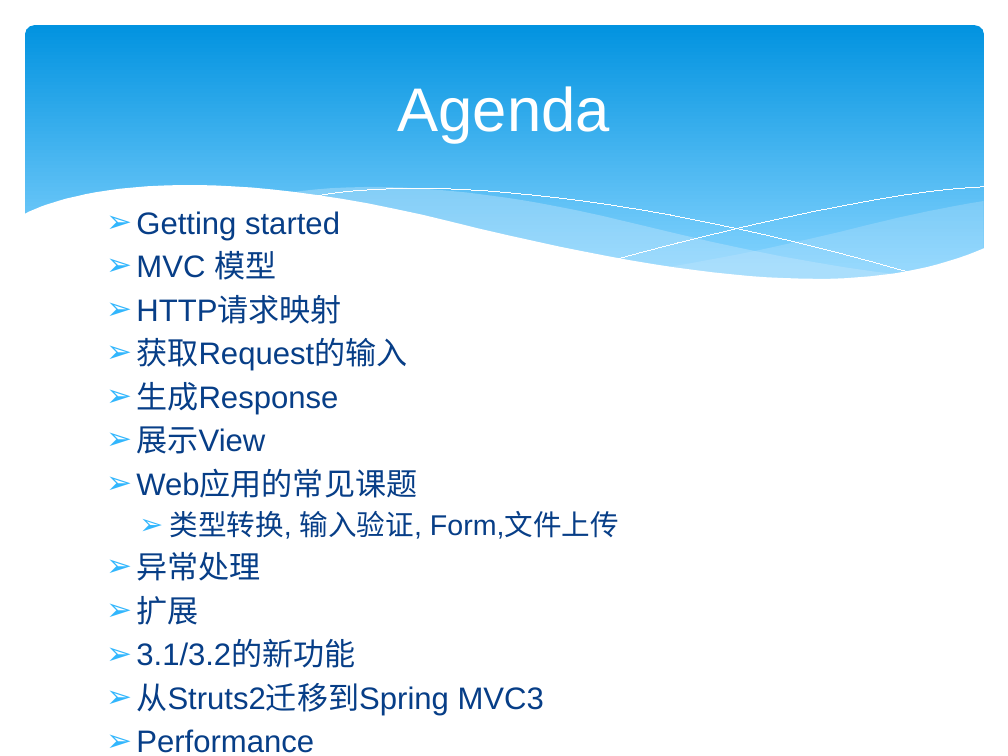
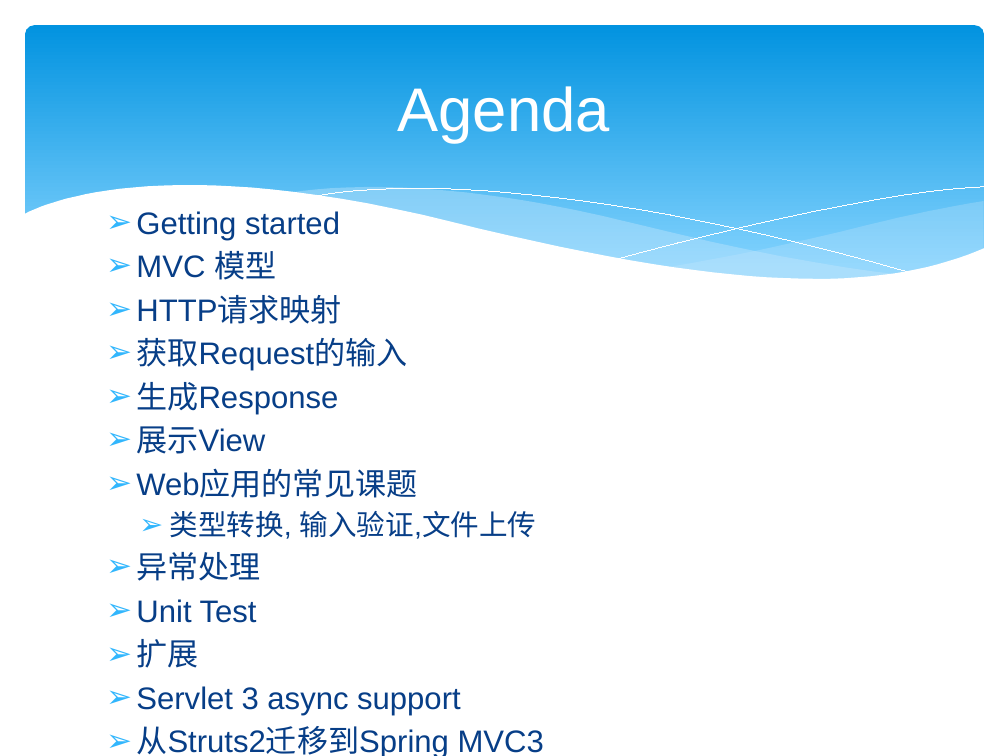
Before and after one commit to zjumty/spring-mvc-showcase, a slide deck: slide 4 of SpringMVC3.pptx. Drawn at 1008x756 pixels with LibreOffice and Linux fonts; fonts in the diff are those of the drawing. Boxes give left, top, right and bottom in pixels: in the first picture for what was removed or moved away, otherwise in the second. Text is boxed around its words. In the diff, an @@ line names an element or a change of style, - is before the commit and + after.

Commit message:
add more slides

```diff
--- a/SpringMVC3.pptx
+++ b/SpringMVC3.pptx
@@ text at [170, 511, 536, 539]: text changed @@
-  ➢ 类型转换, 输入验证, Form,文件上传
+  ➢ 类型转换, 输入验证,文件上传
@@ text at [136, 599, 257, 623]: paragraph added @@
+➢ Unit Test
@@ text at [136, 686, 461, 715]: text changed @@
-➢ 3.1/3.2的新功能
+➢ Servlet 3 async support
```
Also in this commit, not shown: 1 other slide changed, 6 slides added, 1 slide removed.
